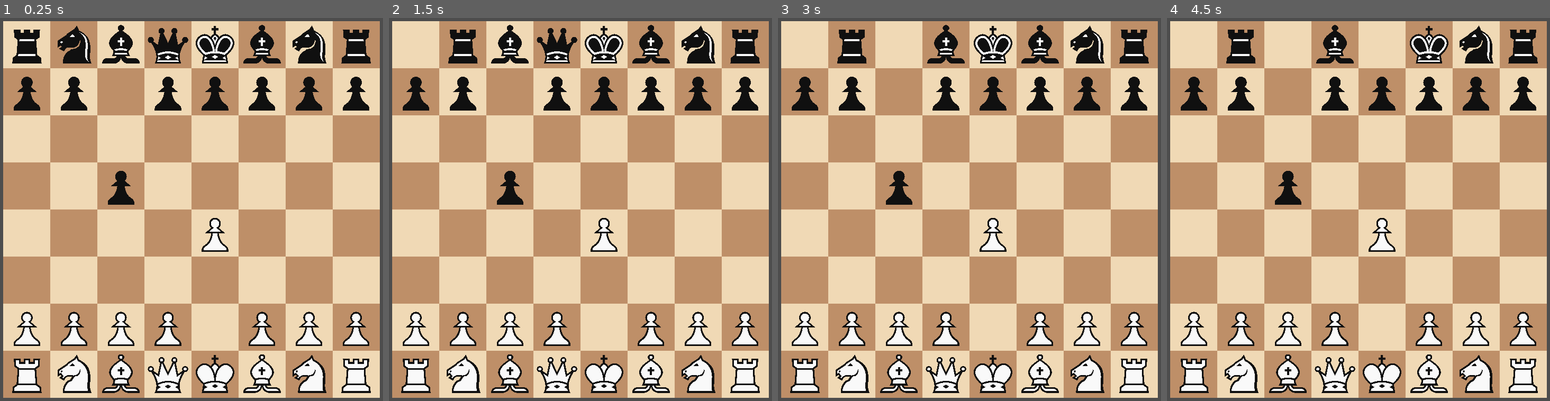
Above: before the commit, frames 1-4 (left to right).
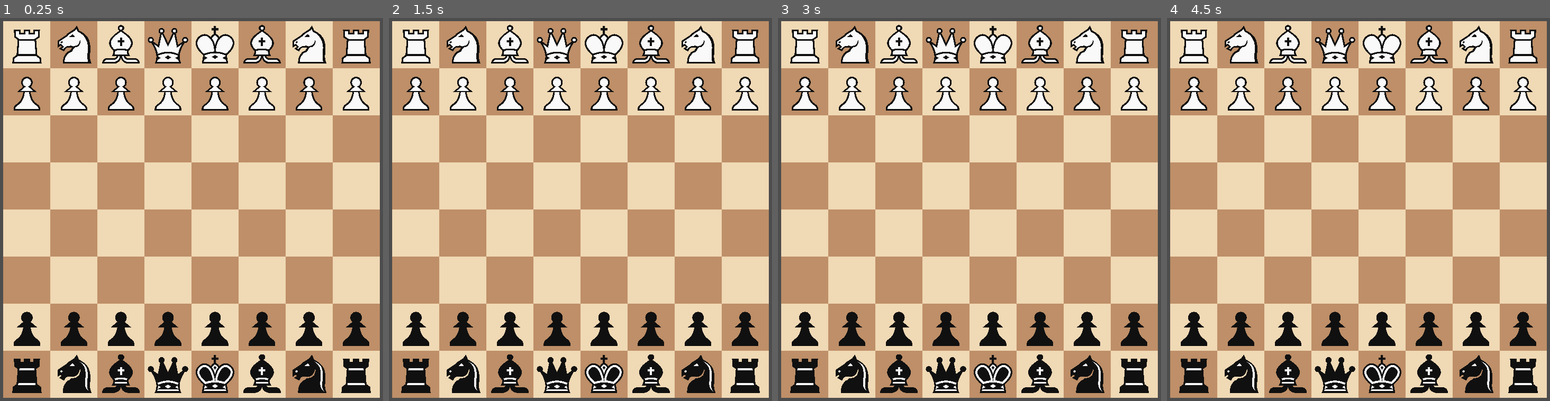
Above: after the commit, the same moments.

Repository: imaducklol/chess
Game: Godot game, scene res://main.tscn
The game is run twice, just before and just after one commit, with the same random seed, the same clock (stepped at 60 frames per second) and the same inputs.
Inputs (mouse positions are in pixels of both pictures, inside the frame that each line leads up to):
- Up to frame 1 (0.25 s): no input
- Up to frame 2 (1.5 s): click (415, 44) at 0.52 s; click (461, 44) at 1.27 s
- Up to frame 3 (3 s): click (900, 44) at 2.02 s; click (946, 44) at 2.77 s
- Up to frame 4 (4.5 s): click (1381, 44) at 3.52 s; click (1427, 44) at 4.27 s

The runs differ from the first frame. In frame 1, 9.2% of the frame differs, in the area x 3-97%, y 2-98%; in frame 2, 9.5%; in frame 3, 9.9%; in frame 4, 11%, in the area x 3-97%, y 1-98%.

Commit message:
Piece moving and display

Diff:
--- a/scripts/board.gd
+++ b/scripts/board.gd
@@ -14,9 +14,27 @@
 
 	board_helper.initialize_board(board)
 	board_helper.load_from_fen(board, "rnbqkbnr/pppppppp/8/8/8/8/PPPPPPPP/RNBQKBNR w KQkq - 0 1", board_updated)
-	board_helper.load_from_fen(board, "rnbqkbnr/pp1ppppp/8/2p5/4P3/8/PPPP1PPP/RNBQKBNR w KQkq c6 0 2", board_updated)
+	#board_helper.load_from_fen(board, "rnbqkbnr/pp1ppppp/8/2p5/4P3/8/PPPP1PPP/RNBQKBNR w KQkq c6 0 2", board_updated)
+	#board_helper.load_from_fen(board, "8/8/8/4Q3/8/8/8/8 w KQkq c6 0 2", board_updated)
 
 func move(src: int, dest: int) -> void:
+	var piece := board[src]
+	if piece.type == Piece.Type.NONE:
+		return;
+	elif piece.type == Piece.Type.PAWN:
+		# Double move
+		if abs(src - dest) == 16:
+			piece.just_double_moved = true
+		# En passant
+		#if abs(src - dest) == 1:
+			#piece.has_moved = true
+			#board[dest] = Piece.new()
+			#board[dest + 8] = board[src]
+			#board[src] = Piece.new()
+			#return
+
+	piece.has_moved = true
+
 	board[dest] = board[src]
 	board[src] = Piece.new()
 
@@ -41,41 +59,58 @@
 func valid_position(pos: int) -> bool:
 	return 0 <= pos and pos <= 63
 
+func pos_is_enemy_of(piece: Piece, pos: int) -> bool:
+	if valid_position(pos):
+		return piece.is_enemy_of(board[pos])
+	return false
+
+func pos_is_ally_of(piece: Piece, pos: int) -> bool:
+	if valid_position(pos):
+		return piece.is_ally_of(board[pos])
+	return false
+
+func pos_is_none(pos: int) -> bool:
+	if valid_position(pos):
+		return board[pos].is_none()
+	return false
+
 func pawn_moves(piece: Piece, pos: int) -> Array[int]:
 	var moves: Array[int]
 	if piece.team == Piece.Team.WHITE:
 		# Check for attackable squares
-		if piece.is_enemy_of(board[pos + 7]): moves.append(pos + 7)
-		if piece.is_enemy_of(board[pos + 9]): moves.append(pos + 9)
+		if pos_is_enemy_of(piece, pos + 7): moves.append(pos + 7)
+		if pos_is_enemy_of(piece, pos + 9): moves.append(pos + 9)
 		# Forwards!
-		if board[pos + 8].is_none(): moves.append(pos + 8)
+		if pos_is_none(pos + 8): moves.append(pos + 8)
 		# Double!
-		if board[pos + 16].is_none() and not piece.has_moved: moves.append(pos + 16)
+		if pos_is_none(pos + 16) and not piece.has_moved: moves.append(pos + 16)
 	else:
 		# Check for attackable squares
-		if piece.is_enemy_of(board[pos - 7]): moves.append(pos - 7)
-		if piece.is_enemy_of(board[pos - 9]): moves.append(pos - 9)
+		if pos_is_enemy_of(piece, pos - 7): moves.append(pos - 7)
+		if pos_is_enemy_of(piece, pos - 9): moves.append(pos - 9)
 		# Forwards!
-		if board[pos - 8].is_none(): moves.append(pos - 8)
+		if pos_is_none(pos - 8): moves.append(pos - 8)
 		# Double!
-		if board[pos - 16].is_none() and not piece.has_moved: moves.append(pos - 16)
+		if pos_is_none(pos - 16) and not piece.has_moved: moves.append(pos - 16)
 	# En Passant - Holy Hell
-	if piece.is_enemy_of(board[pos + 1]) and board[pos + 1].just_double_moved: moves.append(pos + 1)
-	if piece.is_enemy_of(board[pos - 1]) and board[pos - 1].just_double_moved: moves.append(pos - 1)
+	# Second array access is validated by the first function call
+	#if pos_is_enemy_of(piece, pos + 1) and board[pos + 1].just_double_moved: moves.append(pos + 1)
+	#if pos_is_enemy_of(piece, pos - 1) and board[pos - 1].just_double_moved: moves.append(pos - 1)
 	return moves
 
 func king_moves(piece: Piece, pos: int) -> Array[int]:
 	var moves: Array[int]
 	# Unit circle
-	if not piece.is_ally_of(board[pos + 7]): moves.append(pos + 7)
-	if not piece.is_ally_of(board[pos + 8]): moves.append(pos + 8)
-	if not piece.is_ally_of(board[pos + 9]): moves.append(pos + 9)
-	if not piece.is_ally_of(board[pos - 1]): moves.append(pos - 1)
-	if not piece.is_ally_of(board[pos + 1]): moves.append(pos + 1)
-	if not piece.is_ally_of(board[pos - 7]): moves.append(pos - 7)
-	if not piece.is_ally_of(board[pos - 8]): moves.append(pos - 8)
-	if not piece.is_ally_of(board[pos - 9]): moves.append(pos - 9)
+	if not pos_is_ally_of(piece, pos + 7): moves.append(pos + 7)
+	if not pos_is_ally_of(piece, pos + 8): moves.append(pos + 8)
+	if not pos_is_ally_of(piece, pos + 9): moves.append(pos + 9)
+	if not pos_is_ally_of(piece, pos - 1): moves.append(pos - 1)
+	if not pos_is_ally_of(piece, pos + 1): moves.append(pos + 1)
+	if not pos_is_ally_of(piece, pos - 7): moves.append(pos - 7)
+	if not pos_is_ally_of(piece, pos - 8): moves.append(pos - 8)
+	if not pos_is_ally_of(piece, pos - 9): moves.append(pos - 9)
 	# Castling?!
+	# Array accesses protected by piece.has_moved in most cases (won't work for other game modes)
 	if piece.has_moved: return moves
 	if not board[pos - 2].has_moved and board[pos - 2].type == Piece.Type.ROOK:
 		moves.append(pos - 2)
@@ -85,30 +120,106 @@
 
 func straight_moves(piece: Piece, pos: int) -> Array[int]:
 	var moves: Array[int]
-	for i in range(-7, 8):
-		if valid_position(pos + 8*i) and not piece.is_ally_of(board[pos + 8*i]): moves.append(pos + 8*i)
-		if valid_position(pos + i) and not piece.is_ally_of(board[pos + i]):     moves.append(pos + i)
+	var row = pos / 8
+	var column = pos % 8
+	for i in range(-1, -8, -1):
+		var dest = pos + 8*i
+		if pos_is_none(dest) and dest % 8 == column:
+			moves.append(dest)
+		elif pos_is_enemy_of(piece, dest):
+			moves.append(dest)
+			break
+		else: break
+	for i in range(1, 8):
+		var dest = pos + 8*i
+		if pos_is_none(dest) and dest % 8 == column:
+			moves.append(dest)
+		elif pos_is_enemy_of(piece, dest):
+			moves.append(dest)
+			break
+		else: break
+	for i in range(-1, -8, -1):
+		var dest = pos + i
+		if pos_is_none(dest) and dest / 8 == row:
+			moves.append(dest)
+		elif pos_is_enemy_of(piece, dest):
+			moves.append(dest)
+			break
+		else: break
+	for i in range(1, 8):
+		var dest = pos + i
+		if pos_is_none(dest) and dest / 8 == row:
+			moves.append(dest)
+		elif pos_is_enemy_of(piece, dest):
+			moves.append(dest)
+			break
+		else: break
 	return moves
 
 func diagonal_moves(piece: Piece, pos: int) -> Array[int]:
 	var moves: Array[int]
+	var prev:= Vector2(pos % 8, pos / 8)
+	for i in range(-1, -8, -1):
+		var dest = pos + 8*i + i
+		if (Vector2(dest % 8, dest / 8) - prev).abs() != Vector2(1, 1):
+			break
+		prev = Vector2(dest % 8, dest / 8)
+		if pos_is_none(dest):
+			moves.append(dest)
+		elif pos_is_enemy_of(piece, dest):
+			moves.append(dest)
+			break
+		else: break
+	prev = Vector2(pos % 8, pos / 8)
+	for i in range(1, 8):
+		var dest = pos + 8*i + i
+		if (Vector2(dest % 8, dest / 8) - prev).abs() != Vector2(1, 1):
+			break
+		prev = Vector2(dest % 8, dest / 8)
+		if pos_is_none(dest):
+			moves.append(dest)
+		elif pos_is_enemy_of(piece, dest):
+			moves.append(dest)
+			break
+		else: break
+	prev = Vector2(pos % 8, pos / 8)
+	for i in range(-1, -8, -1):
+		var dest = pos - 8*i + i
+		if (Vector2(dest % 8, dest / 8) - prev).abs() != Vector2(1, 1):
+			break
+		prev = Vector2(dest % 8, dest / 8)
+		if pos_is_none(dest):
+			moves.append(dest)
+		elif pos_is_enemy_of(piece, dest):
+			moves.append(dest)
+			break
+		else: break
+	prev = Vector2(pos % 8, pos / 8)
+	for i in range(1, 8):
+		var dest = pos - 8*i + i
+		if (Vector2(dest % 8, dest / 8) - prev).abs() != Vector2(1, 1):
+			break
+		prev = Vector2(dest % 8, dest / 8)
+		if pos_is_none(dest):
+			moves.append(dest)
+		elif pos_is_enemy_of(piece, dest):
+			moves.append(dest)
+			break
+		else: break
 	return moves
 
 func queen_moves(piece: Piece, pos: int) -> Array[int]:
 	var moves: Array[int]
-	return moves
-
+	moves.append_array(straight_moves(piece, pos))
+	moves.append_array(diagonal_moves(piece, pos))
+	return moves
 
 func bishop_moves(piece: Piece, pos: int) -> Array[int]:
-	var moves: Array[int]
-	return moves
-
+	return diagonal_moves(piece, pos)
 
 func knight_moves(piece: Piece, pos: int) -> Array[int]:
 	var moves: Array[int]
 	return moves
 
-
 func rook_moves(piece: Piece, pos: int) -> Array[int]:
-	var moves: Array[int]
-	return moves
+	return straight_moves(piece, pos)
--- a/scripts/board_display.gd
+++ b/scripts/board_display.gd
@@ -22,8 +22,10 @@
 
 var display_tiles: Array[ColorRect] = []
 var display_board: Array[TextureButton] = []
+var highlighted:   Array[ColorRect] = []
 
 var selected_piece: int = -1
+var selected_piece_moves: Array[int]
 
 # Called when the node enters the scene tree for the first time.
 func _ready() -> void:
@@ -32,15 +34,43 @@
 	GlobalBoard.board_updated.connect(update)
 
 func on_button_press(button: ScriptButton):
-	print(button.board_position)
+	var pos = button.board_position
+	# First selection
 	if (selected_piece == -1):
-		selected_piece = button.board_position
+		# Don't select a none piece
+		if (GlobalBoard.board[pos].type == Piece.Type.NONE):
+			return
+		selected_piece = pos
+		selected_piece_moves = GlobalBoard.get_moves(pos)
+		#highlight(pos)
+		for h_pos: int in selected_piece_moves:
+			highlight(h_pos)
+		for texture_b in display_board:
+			texture_b.move_to_front()
 		return
+	# Second selection
 	else:
-		GlobalBoard.move(selected_piece, button.board_position)
+		if pos in selected_piece_moves:
+			GlobalBoard.move(selected_piece, pos)
 		selected_piece = -1
+		selected_piece_moves.clear()
+		for tile in highlighted:
+			tile.queue_free()
+		highlighted.clear()
 		update()
 		return
+
+func highlight(position: int):
+	var x := position % 8
+	var y := position / 8
+
+	var tile = ColorRect.new()
+	tile.z_index = 0
+	tile.set_size(Vector2(board_scale, board_scale))
+	tile.set_position(Vector2(x*board_scale, y*board_scale) + board_position)
+	tile.color = Color(255, 0, 0, .5)
+	add_child(tile)
+	highlighted.append(tile)
 
 
 ## Setup the board and tiles
@@ -51,7 +81,7 @@
 	for i in range(0, 8):
 		for j in range (0, 8):
 			var tile := ColorRect.new()
-			tile.z_index = 0
+			tile.z_index = -1
 			add_child(tile)
 			display_tiles.append(tile)
 
--- a/scripts/board_helper.gd
+++ b/scripts/board_helper.gd
@@ -17,7 +17,7 @@
 					j += 1
 				continue
 			var piece := Piece.new()
-			piece.team = Piece.Team.WHITE if letter == letter.to_upper() else Piece.Team.BLACK
+			piece.team = Piece.Team.BLACK if letter == letter.to_upper() else Piece.Team.WHITE
 			match letter.to_lower():
 				"p":
 					piece.type = Piece.Type.PAWN
